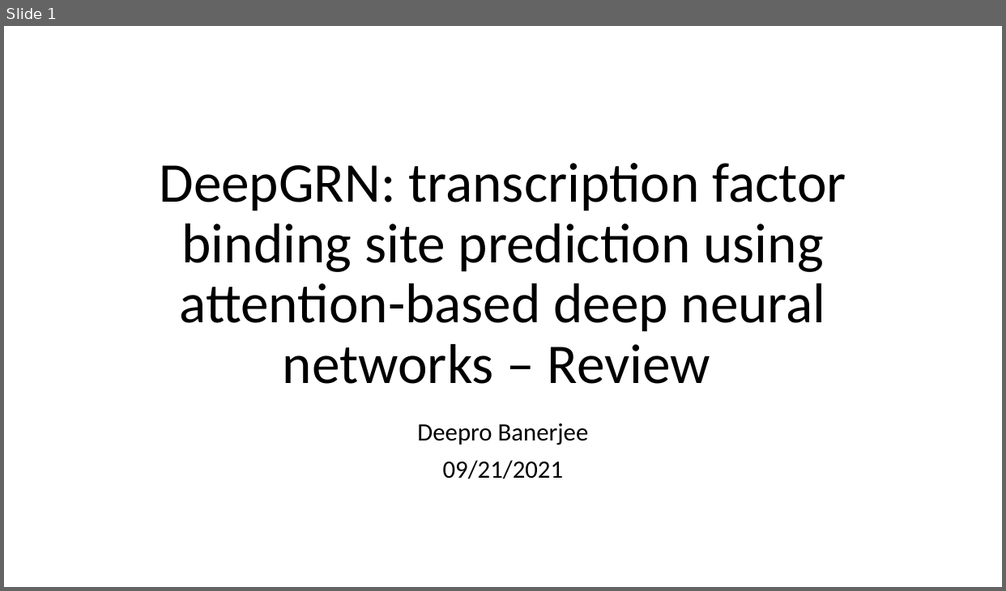
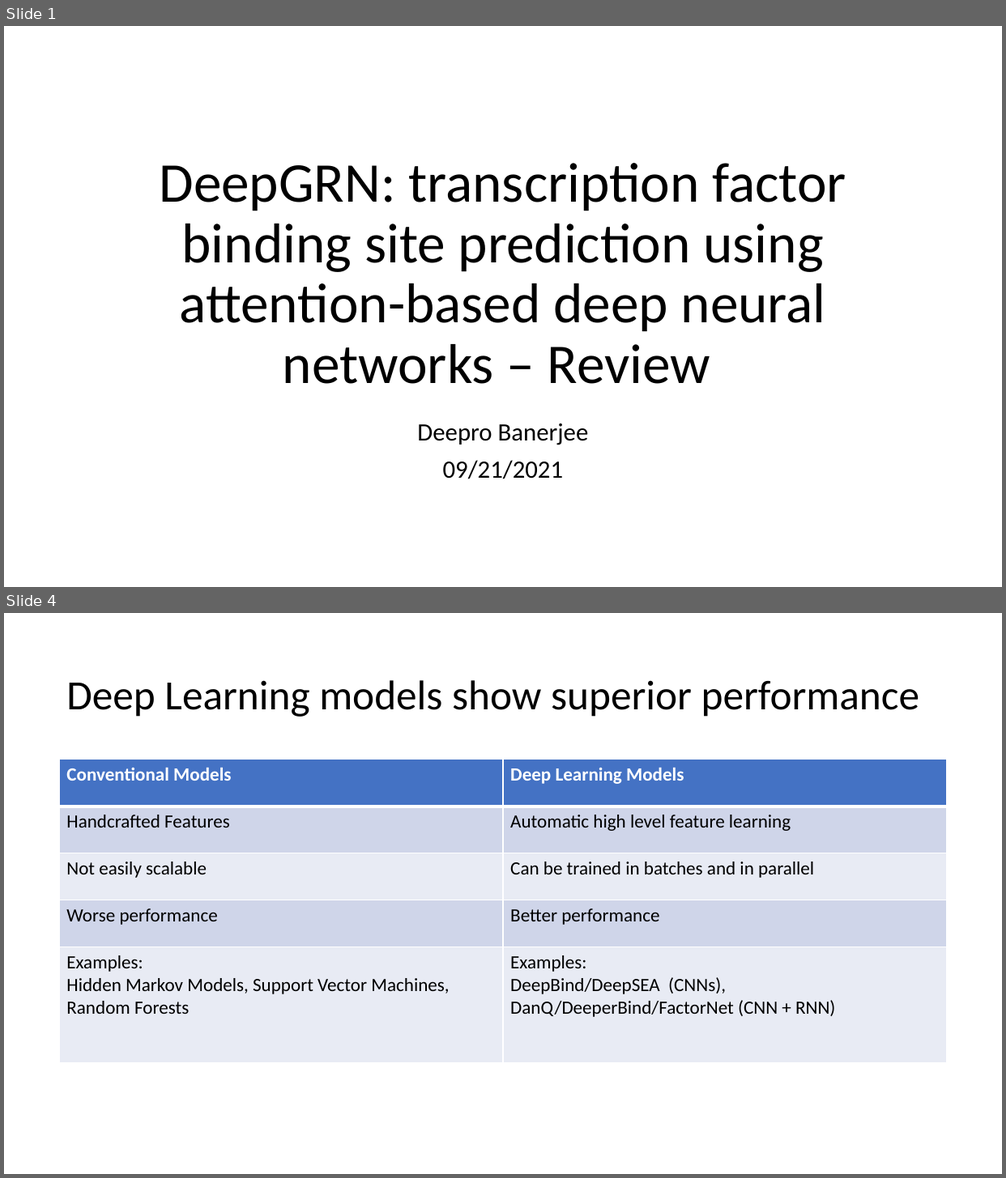
Before and after one commit to deeprob/JournalClub, a slide deck: Sep21/DeepGRN_092121.pptx. Shown one above the other, each under a label of ours: slide 1 before the commit, slides 1 and 4 after it; the slides between them are not shown. The pictures are 1006x591 and 1006x1178 pixels, drawn with LibreOffice and Linux fonts; fonts in the diff are those of the drawing. Boxes give left, top, right and bottom in pixels: in the first picture for what was removed or moved away, otherwise in the second. Text is boxed around its words. In the diff, an @@ line names an element or a change of style, - is before the commit and + after.

```diff
--- a/Sep21/DeepGRN_092121.pptx
+++ b/Sep21/DeepGRN_092121.pptx
@@ slide 4 added at <box>4,613,1002,1174</box>, background #FFFFFF @@
@@ title added at <box>66,680,919,717</box>, 40 pt, text #000000 @@
+Deep Learning models show superior performance
@@ table added at <box>59,760,948,1063</box>, 5 rows, 2 columns @@
+Conventional Models | Deep Learning Models
+Handcrafted Features | Automatic high level feature learning
+Not easily scalable | Can be trained in batches and in parallel
+Worse performance | Better performance
+Examples: / Hidden Markov Models, Support Vector Machines, / Random Forests | Examples: / DeepBind/DeepSEA (CNNs), / DanQ/DeeperBind/FactorNet (CNN + RNN)
```
Also in this commit, not shown: 15 slides changed, 4 other slides added, 2 slides removed, 3 other files.
